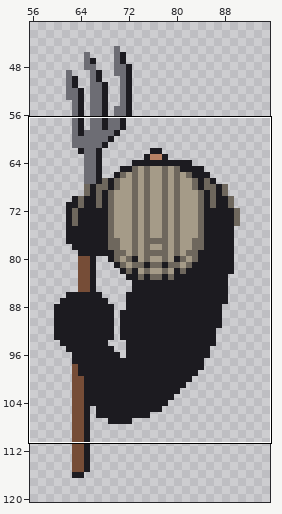
Pixel-art file: art/peasant.ase. The first picture is a wide view before the edit; the outline marks the close-up.
Close-up. First the earlier version:
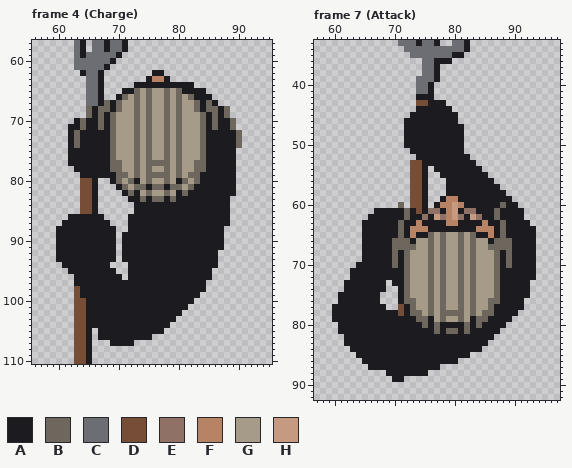
160x160 pixels, 9 frames. Shown: frame 4 (Charge): x 56..95, y 57..110; frame 7 (Attack): x 57..97, y 33..92. The wide view leaves out empty margins. The commit also changed other frames or places, which this record leaves out.
Visible layers, top first: "Head", "Clothes", "FX", "Body", "Pitchfork".
Palette (. is transparent): A #1c1b20  B #6e675d  C #6d6d74  D #764d37  E #907165  F #b88265  G #a59b88  H #c69981
Pixels before, frame 4 (Charge), first column x 60:
 57 ...CA.CCACCA...................
 58 ...CA.CCACCA...................
 59 ...CACCCCCA....................
 60 ...CCCCCCA.....................
 61 ...CCCCCA......................
 62 ....ACCA........AA.............
 63 .....CCA.......AFFA............
 64 .....CCA.....AAAAAAAAAA........
 65 .....CCA...AABGBGGBGBAAAA......
 66 .....CCA..ABGBGBGGBGBGBAAA.....
 67 .....CCABABGGBGBGGBGBGGBABA....
 68 .....BABBABGGBGBGGBGBGGBABBAB..
 69 .....BABABGGGBGBGGBGBGGGBABAB..
 70 ...ABAABABGGGBGBGGBGBGGGBABAAB.
 71 ..AABAABABGGGBGBGGBGBGGGBABAAB.
 72 ..ABAAAAABGGGBGBGGBGBGGGBAAAAAB
 73 ..ABAAAAABGGGBGBGGBGBGGGBAAAAAB
 74 ..ABAAAAABGGGBGBGGBGBGGGBAAAAAB
 75 ..AAAAAAABGGGBGBGGBGBGGGBAAAAA.
 76 ..AAAAAAABGGGBGBGGBGBGGGBAAAAA.
 77 ..AAAAAAABBGGBGBBBBGBGGBBAAAAA.
 78 ...AAAAAABBGGBGBGGBGBGGBBAAAAA.
 79 ....AAAAAABBGBGBBBBGBGBBAAAAAA.
 80 ....DDA..ABGBAGBGGBGABGBAAAAAA.
 81 ....DDA...ABGBBABBABBGBAAAAAAA.
 82 ....DDA....ABAGBGGBGABAAAAAAAA.
 83 ....DDA.....AABABBABAAAAAAAAA..
 84 ....DDA......AAAAAAAAAAAAAAAA..
 85 ....DDA......AAAAAAAAAAAAAAAA..
 86 ..AAAAAA....AAAAAAAAAAAAAAAAA..
 87 .AAAAAAAA...AAAAAAAAAAAAAAAAA..
 88 AAAAAAAAAA..AAAAAAAAAAAAAAAA...
 89 AAAAAAAAAA.AAAAAAAAAAAAAAAAA...
 90 AAAAAAAAAA.AAAAAAAAAAAAAAAAA...
 91 AAAAAAAAAA.AAAAAAAAAAAAAAAAA...
 92 AAAAAAAAAA.AAAAAAAAAAAAAAAA....
 93 AAAAAAAAAA.AAAAAAAAAAAAAAAA....
 94 .AAAAAAAA...AAAAAAAAAAAAAAA....
 95 ..AAAAAAAA..AAAAAAAAAAAAAA.....
 96 ...AAAAAAAA.AAAAAAAAAAAAAA.....
 97 ...AAAAAAAAAAAAAAAAAAAAAA......
 98 ...DAAAAAAAAAAAAAAAAAAAAA......
 99 ...DAAAAAAAAAAAAAAAAAAAA.......
100 ...DDAAAAAAAAAAAAAAAAAA........
101 ...DDAAAAAAAAAAAAAAAAA.........
102 ...DDAAAAAAAAAAAAAAAA..........
103 ...DDAAAAAAAAAAAAAAA...........
104 ...DDAAAAAAAAAAAAAA............
105 ...DDA.AAAAAAAAAAA.............
106 ...DDA.AAAAAAAAA...............
107 ...DDA...AAAA..................
108 ...DDA.........................
109 ...DDA.........................
110 ...DDA.........................
Pixels before, frame 7 (Attack) (only the part around the change), first column x 57:
33 ..............CCCACCA..CCA...............
34 ...............CCCCCCCCCCA...............
35 ................CCCCCCCAA................
36 ..................CCAAA..................
37 ..................CCA....................
38 ..................CCA....................
39 .................CCCA....................
40 .................CCA.....................
41 .................CCA.....................
42 .................AAA.....................
43 .................DDAAA...................
44 .................AAAAAA..................
45 ................AAAAAAAA.................
46 ...............AAAAAAAAA.................
47 ...............AAAAAAAAAA................
48 ...............AAAAAAAAAA................
49 ...............AAAAAAAAAA................
50 ...............AAAAAAAAAA................
51 ................AAAAAAAAA................
52 .................AAAAAAAAA...............
53 ................DDAAAAAAAAA..............
54 ................DDA.AAAAAAAA.............
55 ................DDA..AAAAAAAA............
56 ................DDA...AAAAAAAA...........
57 ................DDA...AAAAAAAAA..........
58 ................DDA...AAAAAAAAAA.........
59 ................DDA..AFFAAAAAAAAA........
60 ..............B.DDA.AFFHFAAAAAABAA.......
61 ..........AAAAABADAEEAFHAEEAAABAAAA......
62 .........AAAAAABAAEAHEFHEAHEAABAAAA......
63 ........AAAAAABAAFAAAAFFAAAAFAABAAAA.....
64 ........AAAAAABAFFFAAAAAAAAFFFABAAAAA....
65 ........AAAAAABAFAABGBGGBGBAAFABAAAAA....
66 ........AAAAABBBAGGBGBGGBGBGGABBBAAAA....
67 ........AAAAABBBBGGBGBGGBGBGGBBBBAAAA....
68 ........AAAAABABGGGBGBGGBGBGGGBABAAAA....
69 ........AAAAABABGGGBGBGGBGBGGGBABAAAA....
70 .......AAAAAABABGGGBGBGGBGBGGGBABAAAA....
71 ......AAAAAAAAABGGGBGBGGBGBGGGBAAAAAA....
72 ......AAAAAAAAABGGGBGBGGBGBGGGBAAAAAA....
73 .....AAAAAAA.AABGGGBGBGGBGBGGGBAAAAA.....
74 .....AAAAAAA..ABGGGBGBGGBGBGGGBAAAAA.....
75 ....AAAAAAA...ABGGGBGBGGBGBGGGBAAAAA.....
76 ....AAAAAAA...ABBGGBGBGGBGBGGBBAAAA......
77 ...AAAAAAAAA..DABGGBGBGGBGBGGBAAAAA......
78 ...AAAAAAAAAAADABBGBGBBBBGBGBBAAAA.......
79 ...AAAAAAAAAAAAAABBAGBGGBGABBAAAA........
80 ....AAAAAAAAAAAAAABABAAAABABAAAA.........
81 ....AAAAAAAAAAAAAAAABABBABAAAAA..........
82 .....AAAAAAAAAAAAAAAAAAAAAAAAA...........
83 .....AAAAAAAAAAAAAAAAAAAAAAAA............
84 ......AAAAAAAAAAAAAAAAAAAAAA.............
85 .......AAAAAAAAAAAAAAAAAAA...............
86 ........AAAAAAAAAAAAAAAA.................
87 .........AAAAAAAAAAAA....................
88 ............AAAAAAA......................
89 .............AA..........................
90 .........................................
91 .........................................
92 .........................................
The same view after the edit:
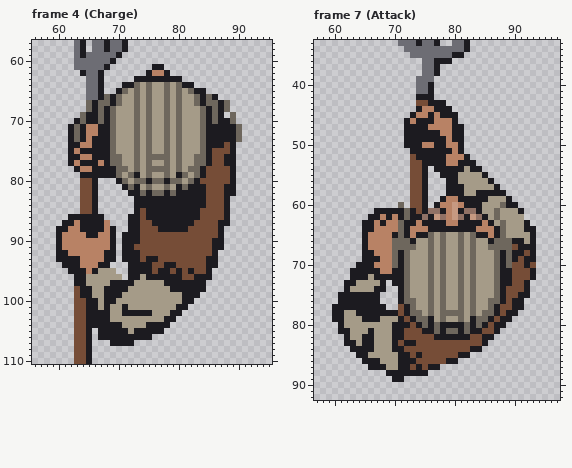
Changes in this commit:
Changed rows in their new state; - is an unchanged pixel.
Frame 4 (Charge), layers "Head", "Clothes":
first column x 61:
 61 ---------------AA-------------
 62 --------------AFFA------------
 63 ------------AA-AA-AA----------
 64 ----------AABGBGGBGB----------
 65 ---------ABG--------GB--------
 66 -------BABG----------GB-BA----
 67 ----BAB------------------BAB--
 68 -------ABG------------GBA-----
 69 ---BA----------------------.B-
 71 --BAFFA------------------A--AB
 72 ----FF------------------------
 73 ----F-------------------------
 74 --AFF----------------------D-.
 75 --F----------------------DDD--
 76 ---FF----B-----BB-----B--DD---
 77 --F---F--------GG--------DD---
 78 ---FF---A-B----BB----B-ADDDD--
 79 ----------GBA--GG--ABG--DDDD--
 80 --------.ABGBBABBABBGBADDDDD--
 81 ---------.ABAGBGGBGABA--DDD---
 82 ----------.A-BABBAB-A---DDD---
 83 -----------.-A-AA-A-----DDD---
 84 ------------------------DDD---
 85 -------------D---------DDDD---
 86 -------------D---------DDDD---
 87 --F----F-----DD-------DDDD----
 88 -FF----F-----DDD-----DDDDD----
 89 FFFF--FF-----DDDDDDDDDDDDD----
 90 FFFFFFFF-----DDDDDDDDDDDD-----
 91 FFFFFFFF----DDDDDDDDDDDDD-----
 92 -FFFFFF------DDDDDDDDDDDD-----
 93 ---FFFF------D--DDDDDDDD------
 94 ---FFF---------DD--DDDDD------
 95 ----F-GGG------D--D-D-DD------
 96 ----GGGGGG---G------DD--------
 97 ----GGGG----GGGGG-------------
 98 -----GG----GGGGGGG------------
 99 -----GG---GGGGGGGGGG----------
100 ------G--GGGGGGGGGGG----------
101 ------G-GG-GGGGGGGG-----------
102 --------GG-----GGG------------
103 --------GGGGGGGGG-------------
104 ----------GGGG----------------
105 -----------G------------------
Frame 7 (Attack), layers "Clothes", "Pitchfork":
first column x 77:
39 .
first column x 62:
44 -------------FF-----------------
45 ------------FF-F----------------
46 -----------F---FFF--------------
47 --------------FFFF--------------
48 ----------------FF--------------
49 -----------------F--------------
50 -------------FF--FF-------------
51 ------------------F-------------
52 -----------D-----FFF------------
53 -----------------FF-------------
54 --------------------G-----------
55 -------------------GGGG---------
56 -------------------GGGGG--------
57 --------------------GGGGG-------
58 --------------------GG----------
59 ------------------------GGG-----
60 -----------------------GGG------
61 -----------------------GG-GGG---
62 ------F-F---------------G-GGGG--
63 -----F-FF----------------G-GGG--
64 -----FFFF------------------GGG--
65 ----FFFF-------------------GGGG-
66 ----FFFF----------------------G-
67 ----FFFF--------------------D---
68 -----FFF----------------------D-
69 ------FF---------------------D--
70 -----FFF--------------------DD-D
71 ------FF--------------------DDD-
72 ----G-----------------------DDD-
73 --GGGG----------------------DD--
74 -GGGG----------------------DDD--
75 ---------------------------DD---
76 ---------------------------D----
77 --------------------------DD----
78 GG------------------------D-----
79 GGG---GGG-D--------------D------
80 GGGGGGGG---D------------D-------
81 -GGG-GGG--DDD----------DD-------
82 -GG--GGG--DDDDD------DD---------
83 --G--GGG-D--DDDDDDDDDDD---------
84 -----GGG--DDDDDDDDDDD-----------
85 ----GGGGG--D-DDDDDD-------------
86 ------GGG---DDDDD---------------
87 -------GG--D-D------------------
